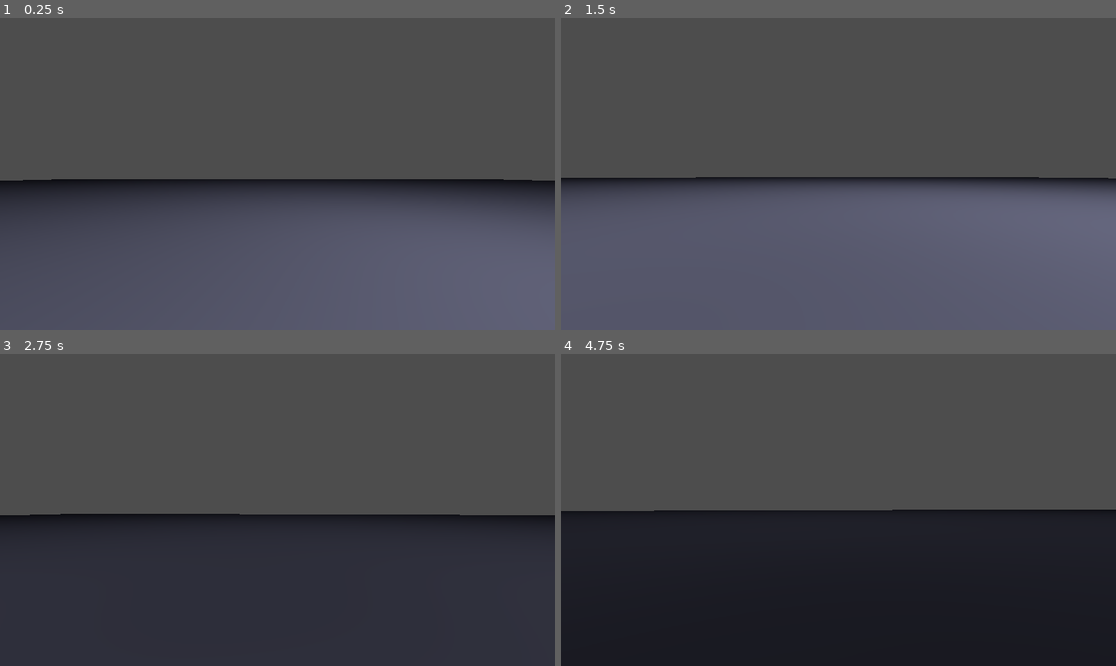
Above: before the commit, frames 1-4 (two rows, left to right).
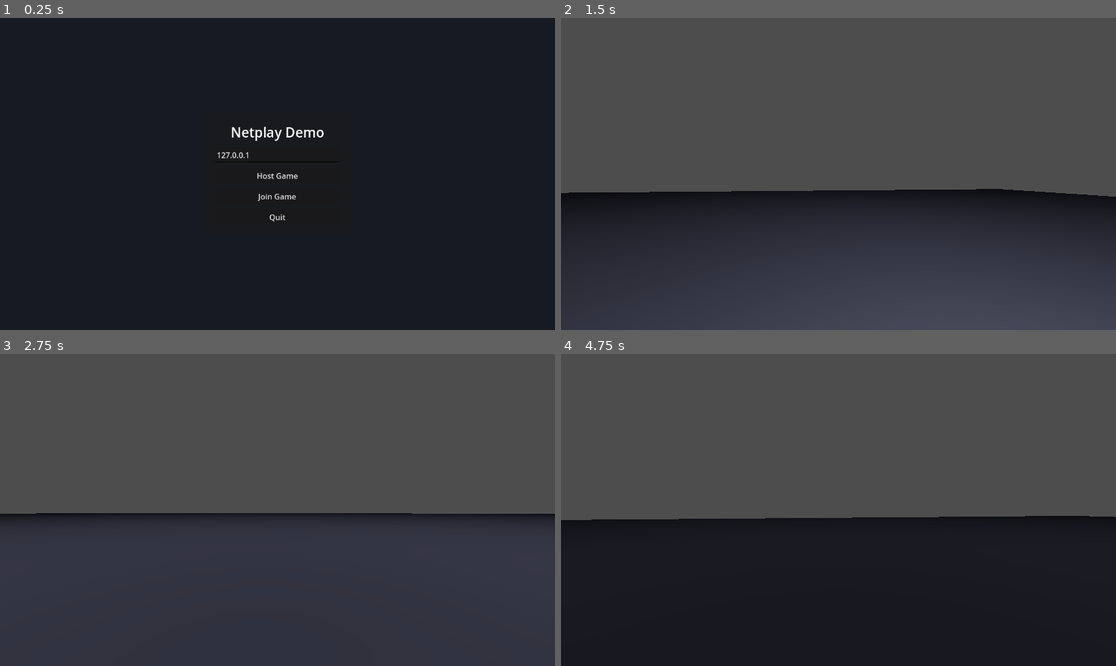
Above: after the commit, the same moments.

Repository: dang2112/3d-2-minute-boss-fight
Game: Godot game, scene res://scenes/main_menu.tscn
Same seed, same stepped clock (60 frames per second), same inputs: the game is played once before the commit and once after it. Before the commit the project starts from res://scenes/game.tscn.
Inputs (mouse positions are in pixels of both pictures, inside the frame that each line leads up to):
- Up to frame 1 (0.25 s): no input
- Up to frame 2 (1.5 s): click (838, 177) at 0.5 s, where only the run after the commit has a clickable "Host Game"; move the mouse to (866, 174) at 1.27 s; press the mouse at (866, 174) at 1.28 s; hold W (move_forward) from 1.28 s (still down)
- Up to frame 3 (2.75 s): keep holding W (move_forward); tap Space (jump) at 1.52, 1.55, 1.82, 2.1, 2.27, 2.57 s; move the mouse to (249, 510) at 2.02 s; release the mouse at (249, 510) at 2.03 s; click (249, 510) at 2.3 s
- Up to frame 4 (4.75 s): keep holding W (move_forward); move the mouse to (849, 503) at 2.77 s; press the mouse at (849, 503) at 2.78 s; tap Space (jump) at 3.05, 3.77, 4.07, 4.35, 4.52 s; move the mouse to (832, 516) at 3.52 s; release the mouse at (832, 516) at 3.53 s; click (832, 516) at 3.6 s; tap Enter at 4.25 s; move the mouse to (877, 513) at 4.27 s

The runs differ from the first frame. In frame 1, 96% of the frame differs, in the area x 0-100%, y 0-100%; in frame 2, 45%; in frame 3, 0.4%; in frame 4, 2.4%.

Commit message:
added netplay
main menu to join and host netplay
netplay: client sends input, server computes and sends states, client displays states.
AI: chases nearest player.
when non host player leaves, that player character disappears.
when host player leaves, all are kicked to menu.
spawns: every player spawns in the same place in the air. no death yet.

Diff:
--- a/project.godot
+++ b/project.godot
@@ -11,7 +11,7 @@
 [application]
 
 config/name="3d-2-minute-boss-fight"
-run/main_scene="uid://emjlxvk6out5"
+run/main_scene="res://scenes/main_menu.tscn"
 config/features=PackedStringArray("4.4", "Forward Plus")
 config/icon="res://icon.svg"
 
--- a/scenes/game.tscn
+++ b/scenes/game.tscn
@@ -1,6 +1,5 @@
-[gd_scene load_steps=8 format=3 uid="uid://emjlxvk6out5"]
+[gd_scene load_steps=7 format=3 uid="uid://emjlxvk6out5"]
 
-[ext_resource type="PackedScene" uid="uid://wm5wkeulavny" path="res://scenes/player_character.tscn" id="1_uwrxv"]
 [ext_resource type="PackedScene" uid="uid://qjhe18alttvy" path="res://scenes/demo_obstacle.tscn" id="2_lnu2h"]
 [ext_resource type="PackedScene" uid="uid://b6aysfyqo2yl8" path="res://scenes/enemy_target.tscn" id="3_lbhrr"]
 [ext_resource type="PackedScene" uid="uid://dbmib3feaytlk" path="res://scenes/platonic_enemy_ai.tscn" id="4_lbhrr"]
@@ -28,9 +27,6 @@
 [node name="DemoObstacle" parent="NavigationRegion3D" instance=ExtResource("2_lnu2h")]
 transform = Transform3D(1, 0, 0, 0, 1, 0, 0, 0, 1, 3.34508, 0.8787, 0)
 
-[node name="PlayerCharacter" parent="NavigationRegion3D" instance=ExtResource("1_uwrxv")]
-transform = Transform3D(1, 0, 0, 0, 1, 0, 0, 0, 1, 0, 1.91957, 0)
-
 [node name="EnemyTarget" parent="NavigationRegion3D" instance=ExtResource("3_lbhrr")]
 transform = Transform3D(1, 0, 0, 0, 1, 0, 0, 0, 1, 5.21216, 1.09682, 0)
 
--- /dev/null
+++ b/scenes/main_menu.tscn
@@ -0,0 +1,70 @@
+[gd_scene load_steps=2 format=3 uid="uid://dmbkm3ma7gnyl"]
+
+[ext_resource type="Script" uid="uid://c7a6d4gl8qeix" path="res://scripts/main_menu.gd" id="1_g2t3f"]
+
+[node name="MainMenu" type="Control"]
+layout_mode = 3
+anchors_preset = 15
+anchor_right = 1.0
+anchor_bottom = 1.0
+grow_horizontal = 2
+grow_vertical = 2
+script = ExtResource("1_g2t3f")
+
+[node name="ColorRect" type="ColorRect" parent="."]
+layout_mode = 1
+anchors_preset = 15
+anchor_right = 1.0
+anchor_bottom = 1.0
+grow_horizontal = 2
+grow_vertical = 2
+color = Color(0.0862745, 0.101961, 0.133333, 1)
+
+[node name="CenterContainer" type="CenterContainer" parent="."]
+layout_mode = 1
+anchors_preset = 15
+anchor_right = 1.0
+anchor_bottom = 1.0
+grow_horizontal = 2
+grow_vertical = 2
+
+[node name="PanelContainer" type="PanelContainer" parent="CenterContainer"]
+layout_mode = 2
+
+[node name="MarginContainer" type="MarginContainer" parent="CenterContainer/PanelContainer"]
+layout_mode = 2
+theme_override_constants/margin_left = 24
+theme_override_constants/margin_top = 24
+theme_override_constants/margin_right = 24
+theme_override_constants/margin_bottom = 24
+
+[node name="VBoxContainer" type="VBoxContainer" parent="CenterContainer/PanelContainer/MarginContainer"]
+layout_mode = 2
+theme_override_constants/separation = 12
+
+[node name="Title" type="Label" parent="CenterContainer/PanelContainer/MarginContainer/VBoxContainer"]
+layout_mode = 2
+theme_override_font_sizes/font_size = 28
+text = "Netplay Demo"
+horizontal_alignment = 1
+
+[node name="IpInput" type="LineEdit" parent="CenterContainer/PanelContainer/MarginContainer/VBoxContainer"]
+custom_minimum_size = Vector2(260, 0)
+layout_mode = 2
+placeholder_text = "Server IP"
+
+[node name="HostButton" type="Button" parent="CenterContainer/PanelContainer/MarginContainer/VBoxContainer"]
+layout_mode = 2
+text = "Host Game"
+
+[node name="JoinButton" type="Button" parent="CenterContainer/PanelContainer/MarginContainer/VBoxContainer"]
+layout_mode = 2
+text = "Join Game"
+
+[node name="QuitButton" type="Button" parent="CenterContainer/PanelContainer/MarginContainer/VBoxContainer"]
+layout_mode = 2
+text = "Quit"
+
+[connection signal="pressed" from="CenterContainer/PanelContainer/MarginContainer/VBoxContainer/HostButton" to="." method="_on_host_button_pressed"]
+[connection signal="pressed" from="CenterContainer/PanelContainer/MarginContainer/VBoxContainer/JoinButton" to="." method="_on_join_button_pressed"]
+[connection signal="pressed" from="CenterContainer/PanelContainer/MarginContainer/VBoxContainer/QuitButton" to="." method="_on_quit_button_pressed"]
--- a/scenes/player_character.tscn
+++ b/scenes/player_character.tscn
@@ -19,9 +19,7 @@
 target_position = Vector3(0, 0, -20)
 
 [node name="CollisionShape3D" type="CollisionShape3D" parent="."]
-visible = false
 shape = SubResource("BoxShape3D_54dqi")
 
 [node name="MeshInstance3D" type="MeshInstance3D" parent="."]
-visible = false
 mesh = SubResource("BoxMesh_56udc")
--- a/scripts/enemy_target.gd
+++ b/scripts/enemy_target.gd
@@ -3,7 +3,13 @@
 const GRAVITY = 9.8
 var health = 2000
 
+func _ready():
+	add_to_group("network_sync_objects")
+
 func take_damage(amount):
+	if multiplayer.has_multiplayer_peer() and not multiplayer.is_server():
+		return
+
 	health -= amount
 	print("Enemy HP:", health)
 
@@ -11,8 +17,24 @@
 		queue_free()
 
 func _physics_process(delta):
-	# Gravity
+	if multiplayer.has_multiplayer_peer() and not multiplayer.is_server():
+		return
+
 	if not is_on_floor():
 		velocity.y -= GRAVITY * delta
+	else:
+		velocity.y = 0.0
 
 	move_and_slide()
+
+func get_sync_state() -> Dictionary:
+	return {
+		"position": global_position,
+		"velocity": velocity,
+		"health": health
+	}
+
+func apply_sync_state(state: Dictionary):
+	global_position = state["position"]
+	velocity = state["velocity"]
+	health = state["health"]
--- /dev/null
+++ b/scripts/main_menu.gd
@@ -0,0 +1,32 @@
+extends Control
+
+const GAME_SCENE := preload("res://scenes/game.tscn")
+
+@onready var ip_input: LineEdit = $CenterContainer/PanelContainer/MarginContainer/VBoxContainer/IpInput
+
+func _ready():
+	Input.set_mouse_mode(Input.MOUSE_MODE_VISIBLE)
+	ip_input.text = "127.0.0.1"
+
+func _on_host_button_pressed():
+	_open_game(true)
+
+func _on_join_button_pressed():
+	_open_game(false)
+
+func _on_quit_button_pressed():
+	get_tree().quit()
+
+func _open_game(as_host: bool):
+	var game = GAME_SCENE.instantiate()
+	get_tree().root.add_child(game)
+	get_tree().current_scene = game
+	hide()
+
+	var network_manager = game.get_node("NetworkManager")
+	if as_host:
+		network_manager.host_game()
+	else:
+		network_manager.join_game(ip_input.text.strip_edges())
+
+	queue_free()
--- a/scripts/network_manager.gd
+++ b/scripts/network_manager.gd
@@ -1,24 +1,163 @@
 extends Node
-#client: receives inputs and sends to server
-#then receives state from server to display
+# client: receives inputs and sends to server
+# then receives state from server to display
+#
+# server: spawns players
+# moves players
+# runs ai
+# handles shooting and damage
+# then sends the states to players
 
-#server: moves players
-#runs ai
-#handles shooting and damage
-#then sends the states to players
+const PORT := 12345
+const PLAYER_SPAWN_POSITION := Vector3(0, 8, 0)
+const PLAYER_SCENE := preload("res://scenes/player_character.tscn")
+const MAIN_MENU_SCENE := "res://scenes/main_menu.tscn"
 
-var peer
+var peer: ENetMultiplayerPeer
+var players: Dictionary = {}
+
+@onready var navigation_region: Node3D = $"../NavigationRegion3D"
+
+func _ready():
+	_connect_multiplayer_signals()
+
+func _physics_process(_delta):
+	if multiplayer.has_multiplayer_peer() and multiplayer.is_server():
+		_broadcast_world_state()
 
 func host_game():
 	peer = ENetMultiplayerPeer.new()
-	peer.create_server(12345)
+	peer.create_server(PORT)
 	multiplayer.multiplayer_peer = peer
 
 	print("Server started")
+	_spawn_player_for_peer(multiplayer.get_unique_id())
 
 func join_game(ip):
 	peer = ENetMultiplayerPeer.new()
-	peer.create_client(ip, 12345)
+	peer.create_client(ip, PORT)
 	multiplayer.multiplayer_peer = peer
 
+	print("Connecting to server: ", ip)
+
+func _connect_multiplayer_signals():
+	if not multiplayer.peer_connected.is_connected(_on_peer_connected):
+		multiplayer.peer_connected.connect(_on_peer_connected)
+	if not multiplayer.peer_disconnected.is_connected(_on_peer_disconnected):
+		multiplayer.peer_disconnected.connect(_on_peer_disconnected)
+	if not multiplayer.connected_to_server.is_connected(_on_connected_to_server):
+		multiplayer.connected_to_server.connect(_on_connected_to_server)
+	if not multiplayer.connection_failed.is_connected(_on_connection_failed):
+		multiplayer.connection_failed.connect(_on_connection_failed)
+	if not multiplayer.server_disconnected.is_connected(_on_server_disconnected):
+		multiplayer.server_disconnected.connect(_on_server_disconnected)
+
+func _on_peer_connected(peer_id: int):
+	if not multiplayer.is_server():
+		return
+
+	for existing_peer_id in players.keys():
+		spawn_player_remote.rpc_id(peer_id, existing_peer_id, PLAYER_SPAWN_POSITION)
+
+	_spawn_player_for_peer(peer_id)
+
+func _on_peer_disconnected(peer_id: int):
+	_remove_player(peer_id)
+
+	if multiplayer.is_server():
+		despawn_player_remote.rpc(peer_id)
+
+func _on_connected_to_server():
 	print("Connected to server")
+
+func _on_connection_failed():
+	print("Connection failed")
+	_return_to_main_menu()
+
+func _on_server_disconnected():
+	print("Disconnected from server")
+	_return_to_main_menu()
+
+func _spawn_player_for_peer(peer_id: int):
+	if players.has(peer_id):
+		return
+
+	var player = PLAYER_SCENE.instantiate()
+	player.global_position = PLAYER_SPAWN_POSITION
+	navigation_region.add_child(player)
+	player.configure_for_peer(peer_id)
+	players[peer_id] = player
+
+	if multiplayer.is_server():
+		spawn_player_remote.rpc(peer_id, PLAYER_SPAWN_POSITION)
+
+@rpc("authority", "reliable")
+func spawn_player_remote(peer_id: int, spawn_position: Vector3):
+	if multiplayer.is_server() or players.has(peer_id):
+		return
+
+	var player = PLAYER_SCENE.instantiate()
+	player.global_position = spawn_position
+	navigation_region.add_child(player)
+	player.configure_for_peer(peer_id)
+	players[peer_id] = player
+
+func _remove_player(peer_id: int):
+	if not players.has(peer_id):
+		return
+
+	var player = players[peer_id]
+	players.erase(peer_id)
+
+	if is_instance_valid(player):
+		player.queue_free()
+
+@rpc("authority", "reliable")
+func despawn_player_remote(peer_id: int):
+	if multiplayer.is_server():
+		return
+
+	_remove_player(peer_id)
+
+func _broadcast_world_state():
+	var state := {
+		"players": {},
+		"objects": {}
+	}
+
+	for peer_id in players.keys():
+		var player = players[peer_id]
+		if is_instance_valid(player):
+			state["players"][str(peer_id)] = player.get_sync_state()
+
+	for synced_object in get_tree().get_nodes_in_group("network_sync_objects"):
+		if synced_object.has_method("get_sync_state"):
+			state["objects"][str(synced_object.get_path())] = synced_object.get_sync_state()
+
+	receive_world_state.rpc(state)
+
+@rpc("authority", "unreliable")
+func receive_world_state(state: Dictionary):
+	if multiplayer.is_server():
+		return
+
+	for peer_id_string in state["players"].keys():
+		var peer_id = int(peer_id_string)
+		if players.has(peer_id):
+			players[peer_id].apply_sync_state(state["players"][peer_id_string])
+
+	for synced_object in get_tree().get_nodes_in_group("network_sync_objects"):
+		var object_path = str(synced_object.get_path())
+		if not state["objects"].has(object_path):
+			synced_object.queue_free()
+
+	for object_path in state["objects"].keys():
+		var synced_object = get_node_or_null(NodePath(object_path))
+		if synced_object and synced_object.has_method("apply_sync_state"):
+			synced_object.apply_sync_state(state["objects"][object_path])
+
+func _return_to_main_menu():
+	if multiplayer.multiplayer_peer:
+		multiplayer.multiplayer_peer = null
+
+	get_tree().change_scene_to_file(MAIN_MENU_SCENE)
--- a/scripts/platonic_enemy_ai.gd
+++ b/scripts/platonic_enemy_ai.gd
@@ -1,13 +1,12 @@
 extends CharacterBody3D
-#Bosses just extend this platonic enemy
-#TODO: move ai to server for multiplayer
+# Bosses just extend this platonic enemy
 
 enum State {
 	IDLE,
 	CHASE,
 	ATTACK,
 	DEAD
-} #TODO: state transitions, more sophisticated state machine
+} # TODO: state transitions, more sophisticated state machine
 
 var current_state = State.IDLE
 
@@ -22,36 +21,44 @@
 var attack_range = 2.5
 
 func _ready():
+	add_to_group("network_sync_objects")
 	attack_timer.wait_time = 1.0
 	attack_timer.timeout.connect(_on_attack_timer_timeout)
 
 func _physics_process(delta):
-	# Gravity
+	if multiplayer.has_multiplayer_peer() and not multiplayer.is_server():
+		return
+
 	if not is_on_floor():
 		velocity.y -= GRAVITY * delta
-		move_and_slide()
+	else:
+		velocity.y = 0.0
 
 	if current_state == State.DEAD:
+		move_and_slide()
 		return
 
 	match current_state:
 		State.IDLE:
 			look_for_player()
-
 		State.CHASE:
 			chase_player()
-
 		State.ATTACK:
 			attack_player()
 
+	move_and_slide()
+
 func look_for_player():
 	var players = get_tree().get_nodes_in_group("players")
+	var closest_player = _find_closest_player(players)
 
-	if players.size() > 0:
-		target = players[0]
+	if closest_player:
+		target = closest_player
 		current_state = State.CHASE
 
 func chase_player():
+	target = _find_closest_player(get_tree().get_nodes_in_group("players"))
+
 	if not target:
 		current_state = State.IDLE
 		return
@@ -61,25 +68,27 @@
 	var next_pos = agent.get_next_path_position()
 
 	var direction = (next_pos - global_transform.origin).normalized()
-	velocity = direction * speed
+	velocity.x = direction.x * speed
+	velocity.z = direction.z * speed
+
 	if agent.is_navigation_finished():
-		velocity = Vector3.ZERO
-	move_and_slide()
+		velocity.x = 0.0
+		velocity.z = 0.0
 
-	# Switch to attack if close enough
 	if global_transform.origin.distance_to(target.global_transform.origin) < attack_range:
 		current_state = State.ATTACK
 		attack_timer.start()
 
 func attack_player():
+	target = _find_closest_player(get_tree().get_nodes_in_group("players"))
+
 	if not target:
 		current_state = State.IDLE
 		return
 
-	velocity = Vector3.ZERO
-	move_and_slide()
+	velocity.x = 0.0
+	velocity.z = 0.0
 
-	# If player moved away, chase again
 	if global_transform.origin.distance_to(target.global_transform.origin) > attack_range:
 		current_state = State.CHASE
 
@@ -91,6 +100,9 @@
 		target.take_damage(10)
 
 func take_damage(amount):
+	if multiplayer.has_multiplayer_peer() and not multiplayer.is_server():
+		return
+
 	if current_state == State.DEAD:
 		return
 
@@ -103,3 +115,34 @@
 func die():
 	current_state = State.DEAD
 	queue_free()
+
+func _find_closest_player(players: Array) -> Node3D:
+	var closest_player: Node3D = null
+	var closest_distance := INF
+
+	for player in players:
+		if not is_instance_valid(player):
+			continue
+
+		var distance = global_position.distance_squared_to(player.global_position)
+		if distance < closest_distance:
+			closest_distance = distance
+			closest_player = player
+
+	return closest_player
+
+func get_sync_state() -> Dictionary:
+	return {
+		"position": global_position,
+		"velocity": velocity,
+		"rotation": rotation,
+		"health": health,
+		"state": current_state
+	}
+
+func apply_sync_state(state: Dictionary):
+	global_position = state["position"]
+	velocity = state["velocity"]
+	rotation = state["rotation"]
+	health = state["health"]
+	current_state = state["state"]
--- a/scripts/player_character.gd
+++ b/scripts/player_character.gd
@@ -1,6 +1,7 @@
 extends CharacterBody3D
-#TODO: acceleration
-#TODO: lighting
+# TODO: acceleration and movement physics
+# TODO: input buffer (so no dropping input over net)
+# TODO: rollback netcode (predicting next action based on previous action and rolling back if prediction is wrong to preserve feeling of low latency).
 
 const SPEED = 6.0
 const JUMP_VELOCITY = 4.5
@@ -10,61 +11,168 @@
 @onready var camera = $Camera3D
 @onready var ray = $Camera3D/RayCast3D
 
-var y_velocity = 0.0
-var health = 100
+var health := 100
+var player_peer_id := 1
+var is_local_player := false
+
+var look_yaw := 0.0
+var look_pitch := 0.0
+
+var collected_input := {
+	"move_x": 0.0,
+	"move_z": 0.0,
+	"jump": false,
+	"shoot": false,
+	"yaw": 0.0,
+	"shot_origin": Vector3.ZERO,
+	"shot_direction": Vector3.ZERO
+}
+
+var server_input := {
+	"move_x": 0.0,
+	"move_z": 0.0,
+	"jump": false,
+	"shoot": false,
+	"yaw": 0.0,
+	"shot_origin": Vector3.ZERO,
+	"shot_direction": Vector3.ZERO
+}
 
 func _ready():
-	Input.set_mouse_mode(Input.MOUSE_MODE_CAPTURED)
+	look_yaw = rotation.y
+	look_pitch = camera.rotation.x
+	_update_local_player_state()
 
-func _input(event):
-	if event.is_action_pressed("primary_action"):
-		shoot()
+func configure_for_peer(peer_id: int):
+	player_peer_id = peer_id
+	name = "Player_%s" % peer_id
+	_update_local_player_state()
+
+func _update_local_player_state():
+	is_local_player = multiplayer.has_multiplayer_peer() and player_peer_id == multiplayer.get_unique_id()
+	camera.current = is_local_player
+
+	if is_local_player:
+		Input.set_mouse_mode(Input.MOUSE_MODE_CAPTURED)
 
 func _unhandled_input(event):
+	if not is_local_player:
+		return
+
 	if event is InputEventMouseMotion:
-		rotate_y(-event.relative.x * MOUSE_SENS)
-		camera.rotate_x(-event.relative.y * MOUSE_SENS)
-		camera.rotation.x = clamp(camera.rotation.x, -1.2, 1.2)
+		look_yaw -= event.relative.x * MOUSE_SENS
+		look_pitch = clamp(look_pitch - event.relative.y * MOUSE_SENS, -1.2, 1.2)
+		_apply_view_rotation(look_yaw, look_pitch)
 
 func _physics_process(delta):
-	# Gravity
+	if is_local_player:
+		collect_input()
+
+	if not multiplayer.has_multiplayer_peer():
+		server_input = collected_input.duplicate(true)
+		_process_authoritative_physics(delta)
+		return
+
+	if multiplayer.is_server():
+		if is_local_player:
+			server_input = collected_input.duplicate(true)
+		_process_authoritative_physics(delta)
+	else:
+		if is_local_player:
+			send_input_to_server()
+
+func collect_input():
+	collected_input["move_x"] = Input.get_axis("move_left", "move_right")
+	collected_input["move_z"] = Input.get_axis("move_forward", "move_backward")
+	collected_input["jump"] = Input.is_action_just_pressed("jump")
+	collected_input["shoot"] = Input.is_action_just_pressed("primary_action")
+	collected_input["yaw"] = look_yaw
+	collected_input["shot_origin"] = ray.global_position
+	collected_input["shot_direction"] = -camera.global_transform.basis.z
+
+func send_input_to_server():
+	rpc_id(1, "submit_input", collected_input)
+
+@rpc("any_peer", "unreliable")
+func submit_input(input_data: Dictionary):
+	if not multiplayer.is_server():
+		return
+
+	if multiplayer.get_remote_sender_id() != player_peer_id:
+		return
+
+	server_input = input_data.duplicate(true)
+
+func _process_authoritative_physics(delta):
+	rotation.y = server_input["yaw"]
+	look_yaw = rotation.y
+
 	if not is_on_floor():
-		y_velocity -= GRAVITY * delta
-	else:
-		if Input.is_action_just_pressed("jump"):
-			y_velocity = JUMP_VELOCITY
+		velocity.y -= GRAVITY * delta
+	elif server_input["jump"]:
+		velocity.y = JUMP_VELOCITY
 
-	# Movement input
-	var input_dir = Vector3.ZERO
-
-	if Input.is_action_pressed("move_forward"):
-		input_dir -= transform.basis.z
-	if Input.is_action_pressed("move_backward"):
-		input_dir += transform.basis.z
-	if Input.is_action_pressed("move_left"):
-		input_dir -= transform.basis.x
-	if Input.is_action_pressed("move_right"):
-		input_dir += transform.basis.x
-
-	input_dir = input_dir.normalized()
+	var move_input = Vector3(server_input["move_x"], 0.0, server_input["move_z"])
+	var input_dir = (transform.basis * move_input).normalized()
 
 	velocity.x = input_dir.x * SPEED
 	velocity.z = input_dir.z * SPEED
-	velocity.y = y_velocity
 
 	move_and_slide()
 
-func shoot():
-	if ray.is_colliding():
-		var collider = ray.get_collider()
+	if server_input["shoot"]:
+		_process_server_shot()
 
-		if collider.has_method("take_damage"): #Anything that CAN be hit MUST implement this method
-			collider.take_damage(10)
+func _process_server_shot():
+	var shot_origin: Vector3 = server_input["shot_origin"]
+	var shot_direction: Vector3 = server_input["shot_direction"]
 
-		print("Hit: ", collider.name)
-	else:
+	if shot_direction.length_squared() <= 0.0:
 		print("Miss")
+		return
+
+	var query := PhysicsRayQueryParameters3D.create(
+		shot_origin,
+		shot_origin + shot_direction.normalized() * 100.0
+	)
+	query.exclude = [self]
+
+	var result = get_world_3d().direct_space_state.intersect_ray(query)
+	if result.is_empty():
+		print("Miss")
+		return
+
+	var collider = result["collider"]
+
+	if collider.has_method("take_damage"):
+		collider.take_damage(10)
+
+	print("Hit: ", collider.name)
+
+func _apply_view_rotation(yaw: float, pitch: float):
+	look_yaw = yaw
+	look_pitch = clamp(pitch, -1.2, 1.2)
+	rotation.y = look_yaw
+	camera.rotation.x = look_pitch
+
+func get_sync_state() -> Dictionary:
+	return {
+		"position": global_position,
+		"velocity": velocity,
+		"yaw": rotation.y,
+		"health": health
+	}
+
+func apply_sync_state(state: Dictionary):
+	global_position = state["position"]
+	velocity = state["velocity"]
+	health = state["health"]
+	if not is_local_player:
+		rotation.y = state["yaw"]
 
 func take_damage(amount):
+	if multiplayer.has_multiplayer_peer() and not multiplayer.is_server():
+		return
+
 	health -= amount
 	print("Player HP:", health)
Not shown, added: export_presets.cfg
Not shown, added: scripts/main_menu.gd.uid
